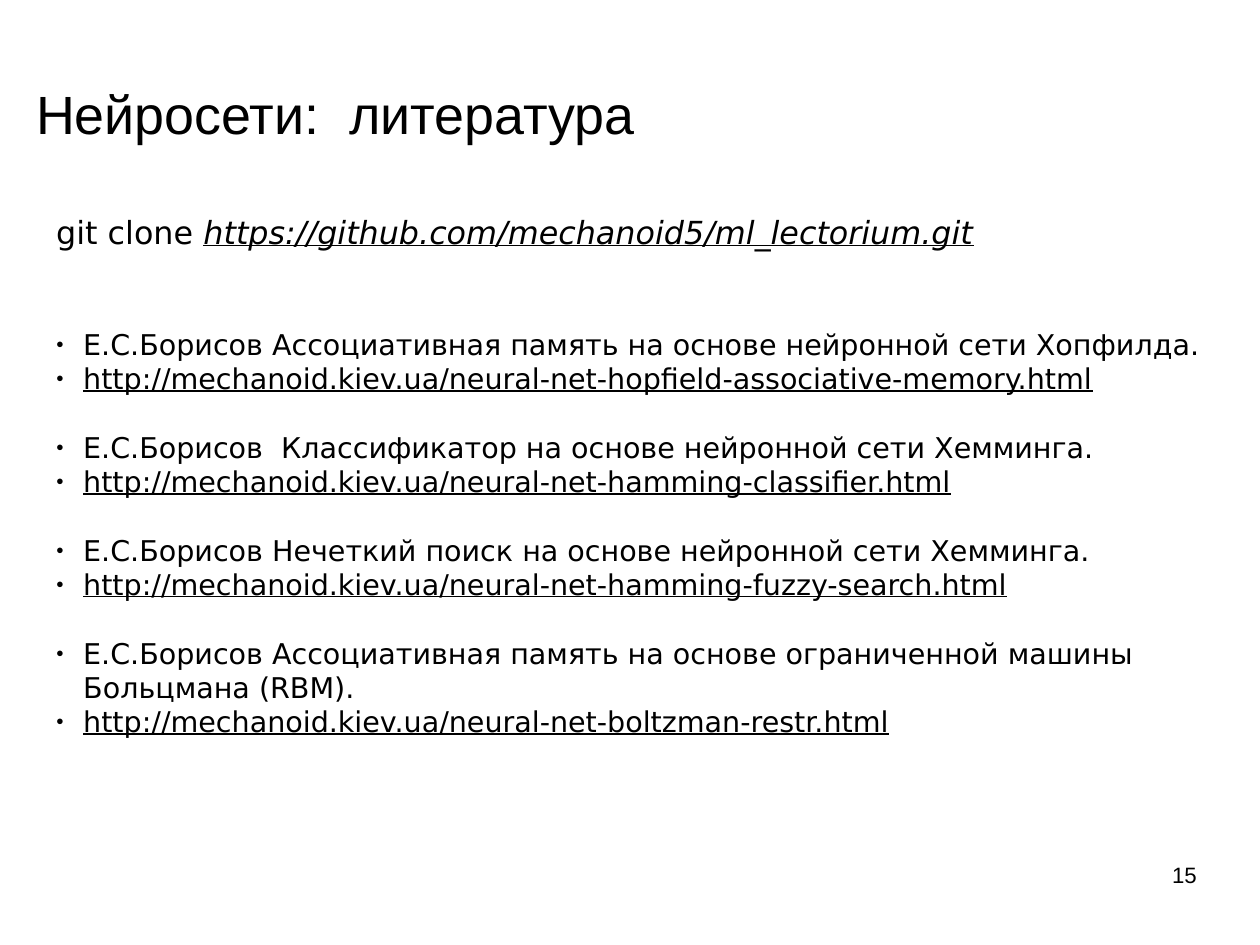
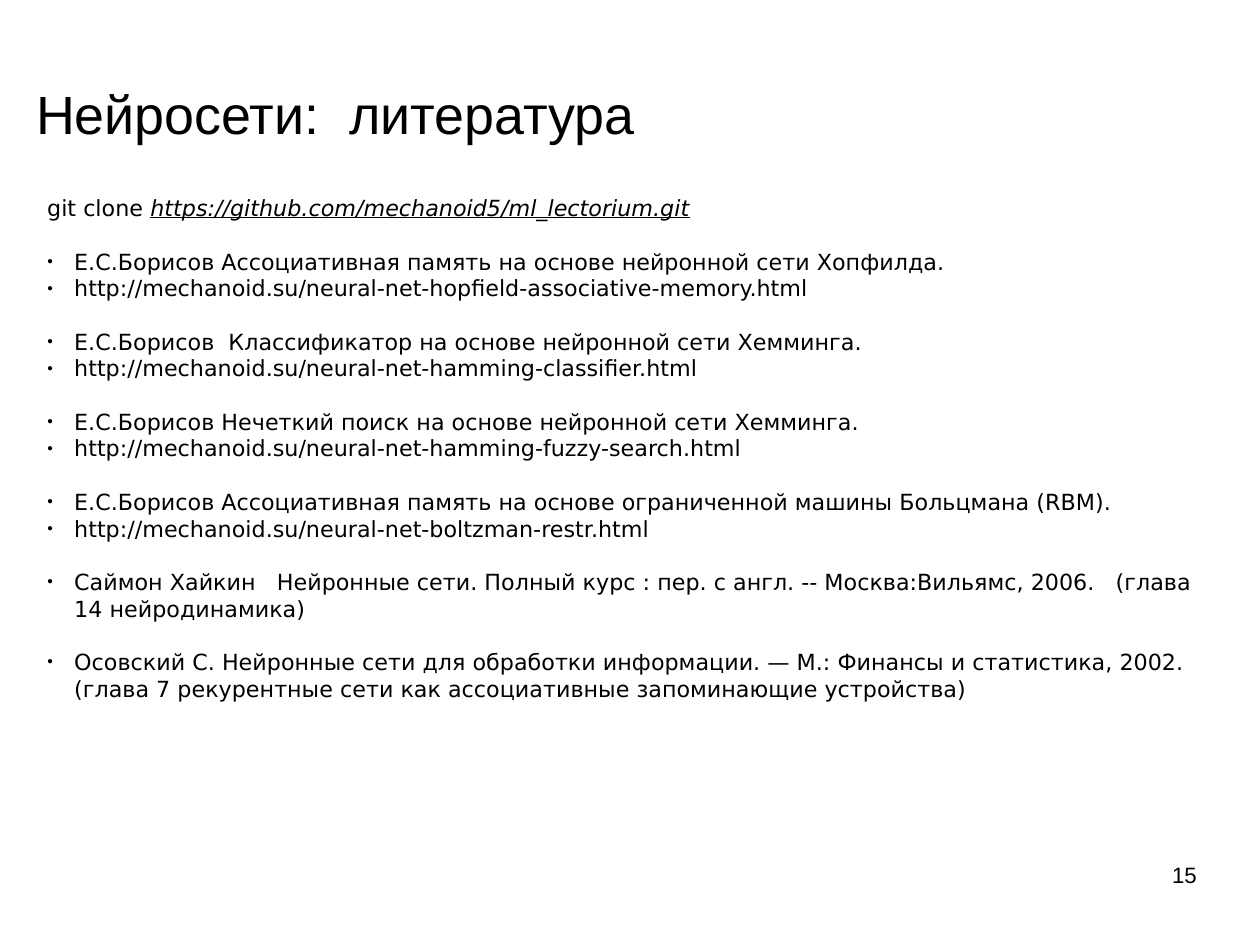
Before and after one commit to mechanoid5/ml_lectorium_legacy, a slide deck: slide 15 of 28-hopfield.odp. Drawn at 1260x945 pixels with LibreOffice and Linux fonts; fonts in the diff are those of the drawing; background and template pictures are left out. Boxes give left, top, right and bottom in pixels: in the first picture for what was removed or moved away, otherwise in the second. Text is boxed around its words. In the diff, an @@ line names an element or a change of style, - is before the commit and + after.

```diff
--- a/28-hopfield.odp
+++ b/28-hopfield.odp
@@ text "git clone https://github.com/mechanoid5/ml_lectorium.git": place and size @@
-text "git clone https://github.com/mechanoid5/ml_lectorium.git" at [56,220,1199,738]
+text "git clone https://github.com/mechanoid5/ml_lectorium.git" at [47,199,1191,702]
@@ text at [47,199,1110,515]: size 20 to 14 pt in "git clone https://github.com/mechanoid5/ml_lectorium.git"; size 18 to 14 pt in "Е.С.Борисов Ассоциативная память на основе нейронной сети ...", "Е.С.Борисов Классификатор на основе нейронной сети Хемминга.", "Е.С.Борисов Нечеткий поиск на основе нейронной сети ...", "Е.С.Борисов Ассоциативная память на основе ограниченной маши ..." @@
@@ text at [74,279,807,301]: text changed; size 18 to 14 pt @@
-● http://mechanoid.kiev.ua/neural-net-hopfield-associative-memory.html
+● http://mechanoid.su/neural-net-hopfield-associative-memory.html
@@ text at [74,359,697,381]: text changed; size 18 to 14 pt @@
-● http://mechanoid.kiev.ua/neural-net-hamming-classifier.html
+● http://mechanoid.su/neural-net-hamming-classifier.html
@@ text at [74,439,741,461]: text changed; size 18 to 14 pt @@
-● http://mechanoid.kiev.ua/neural-net-hamming-fuzzy-search.html
+● http://mechanoid.su/neural-net-hamming-fuzzy-search.html
@@ text at [74,520,1191,702]: text changed; size 18 to 14 pt @@
-● http://mechanoid.kiev.ua/neural-net-boltzman-restr.html
+● http://mechanoid.su/neural-net-boltzman-restr.html
+● Саймон Хайкин Нейронные сети. Полный курс : пер. с англ. -- Москва:Вильямс, 2006. (глава 14 нейродинамика)
+● Осовский С. Нейронные сети для обработки информации. — М.: Финансы и статистика, 2002. (глава 7 рекурентные сети как ассоциативные запоминающие устройства)
```
Also in this commit, not shown: 1 slide removed, 12 other files.
